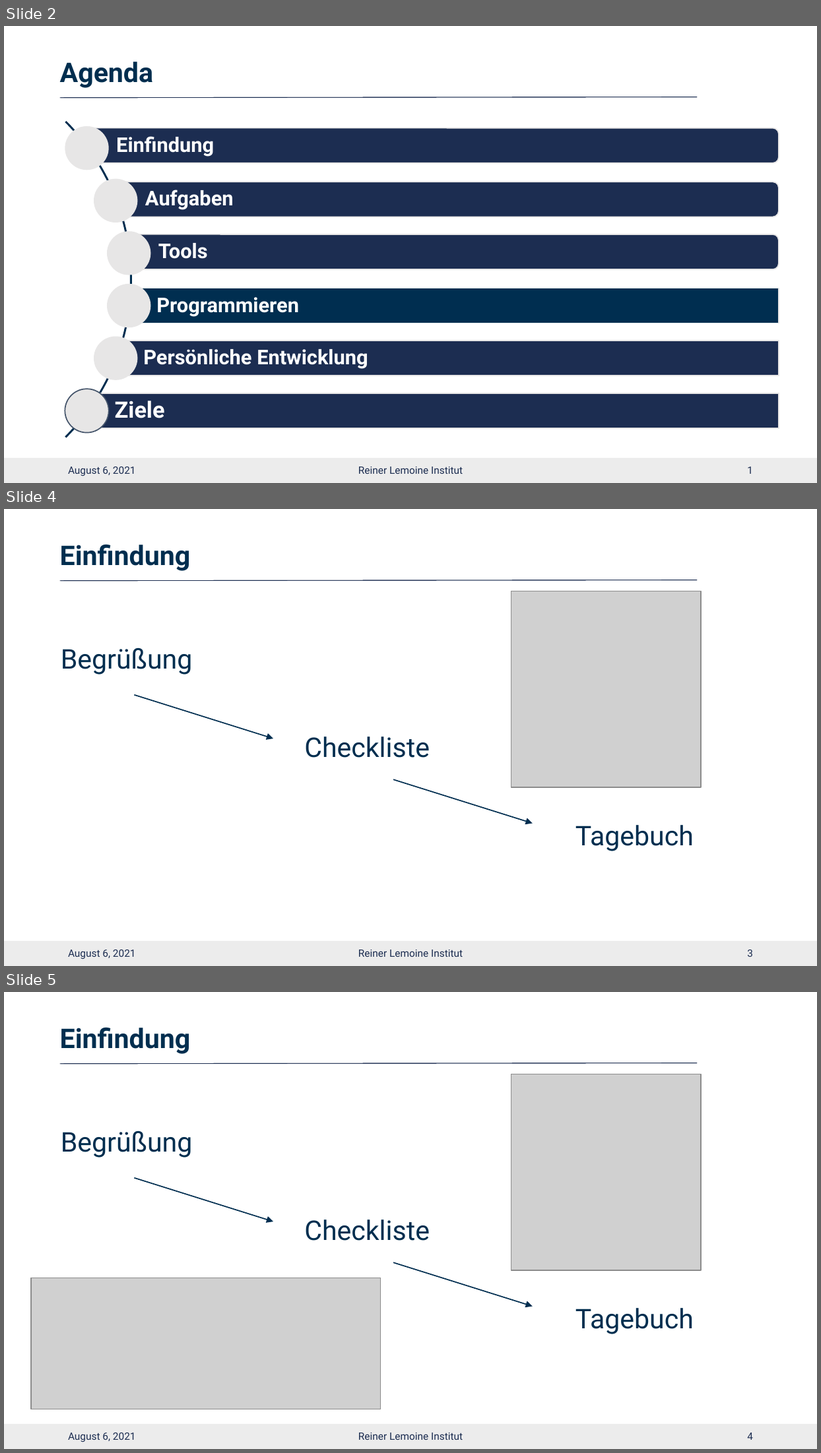
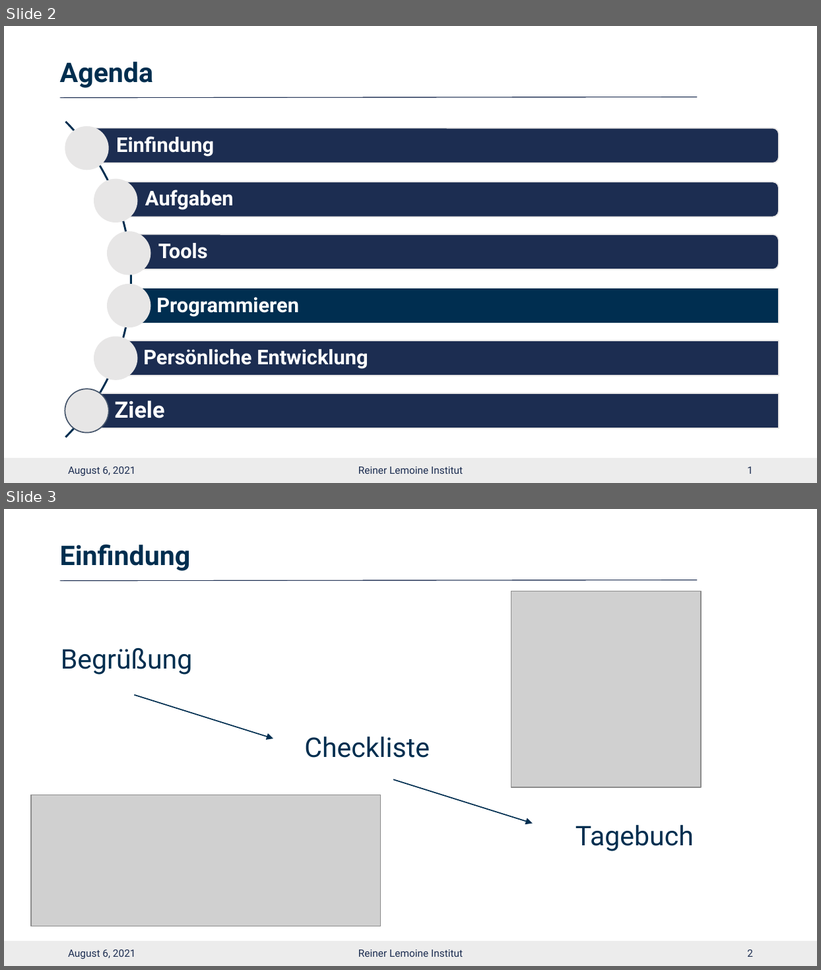
Before and after one commit to mjazimm/Bufdi-Diary, a slide deck: 2021-08-03_Präsentaion_meiner_Wochenergebnisse.pptx. Shown one above the other, each under a label of ours: slides 2, 4 and 5 before the commit, slides 2 and 3 after it; the slides between them are not shown. The pictures are 821x1453 and 821x970 pixels, drawn with LibreOffice and Linux fonts; fonts in the diff are those of the drawing; grey boxes stand for pictures; background and template pictures are left out. Boxes give left, top, right and bottom in pixels: in the first picture for what was removed or moved away, otherwise in the second. Text is boxed around its words. In the diff, an @@ line names an element or a change of style, - is before the commit and + after.

```diff
--- a/2021-08-03_Präsentaion_meiner_Wochenergebnisse.pptx
+++ b/2021-08-03_Präsentaion_meiner_Wochenergebnisse.pptx
@@ slide 4 removed at (x1=4, y1=509, x2=817, y2=966), background #FFFFFF; not listed: 3 template elements that a slide beside it also shows @@
@@ title removed at (x1=60, y1=544, x2=191, y2=571) @@
-Einfindung
@@ picture removed at (x1=512, y1=591, x2=701, y2=788) @@
@@ text removed at (x1=61, y1=648, x2=694, y2=852) @@
-Begrüßung
-Checkliste
-Tagebuch
@@ arrow removed from (134, 695) to (273, 739) @@
@@ arrow removed from (393, 780) to (533, 824) @@
@@ text removed at (x1=68, y1=950, x2=136, y2=959) @@
-August 6, 2021
@@ text removed at (x1=358, y1=950, x2=463, y2=957) @@
-Reiner Lemoine Institut
@@ page number removed at (x1=747, y1=950, x2=753, y2=957) @@
-3
@@ what was slide 5 is now slide 3 @@
@@ page number at (x1=747, y1=950, x2=753, y2=957): text changed @@
-4
+2
```
Also in this commit, not shown: 4 other slides removed.
